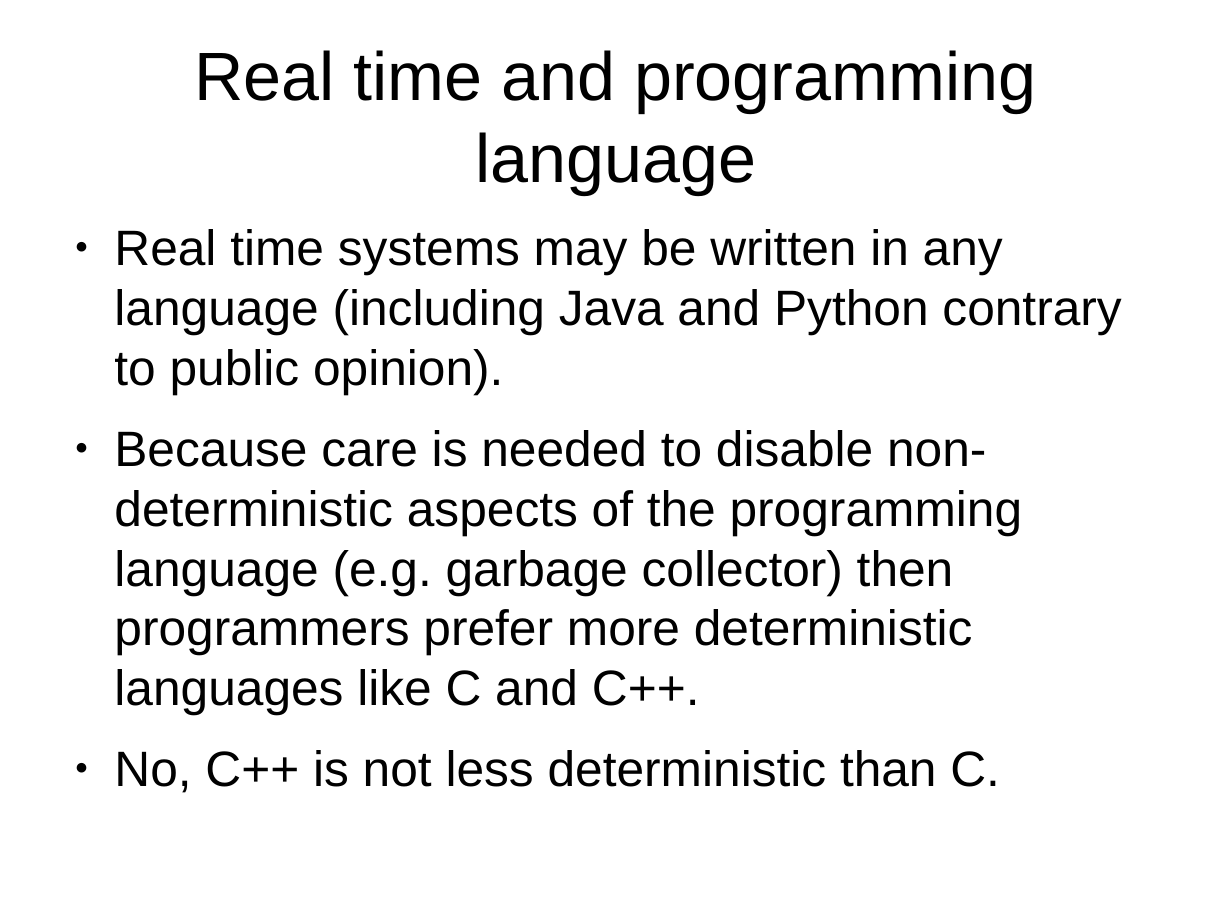
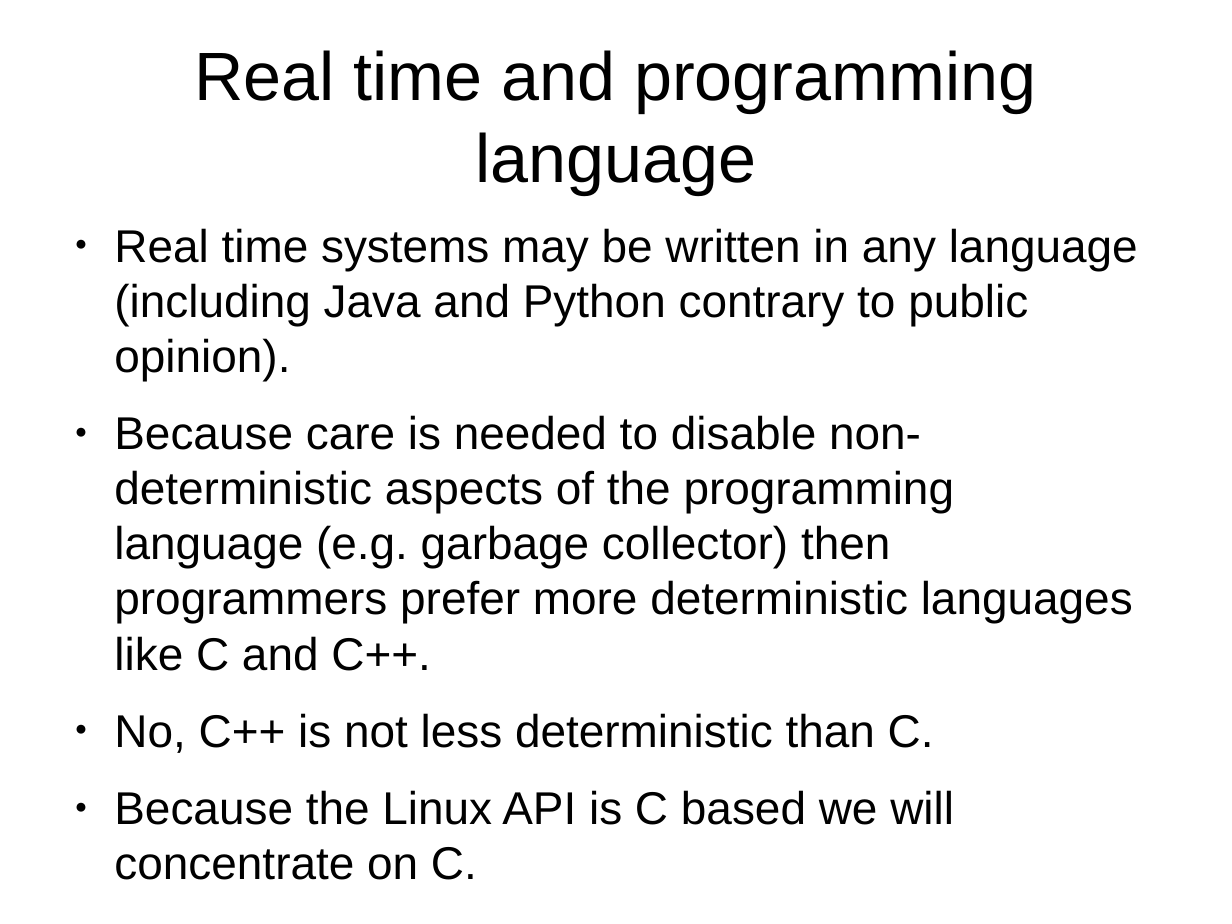
Before and after one commit to kalmuthu/slides, a slide deck: slide 8 of odp/realtime.odp (slide 7 before the commit). Drawn at 1232x924 pixels with LibreOffice and Linux fonts; fonts in the diff are those of the drawing. Boxes give left, top, right and bottom in pixels: in the first picture for what was removed or moved away, otherwise in the second. Text is boxed around its words. In the diff, an @@ line names an element or a change of style, - is before the commit and + after.

Commit message:
improved the real time slides

```diff
--- a/odp/realtime.odp
+++ b/odp/realtime.odp
@@ text at [114, 228, 1138, 753]: size 32 to 29.6 pt in "Real time systems may be written in ...", "Because care is needed to disable non-deterministic ...", "No, C++ is not less deterministic than ..." @@
@@ text at [114, 790, 954, 880]: paragraph added @@
+● Because the Linux API is C based we will concentrate on C.
```
Also in this commit, not shown: 11 other slides changed, 9 slides added.
